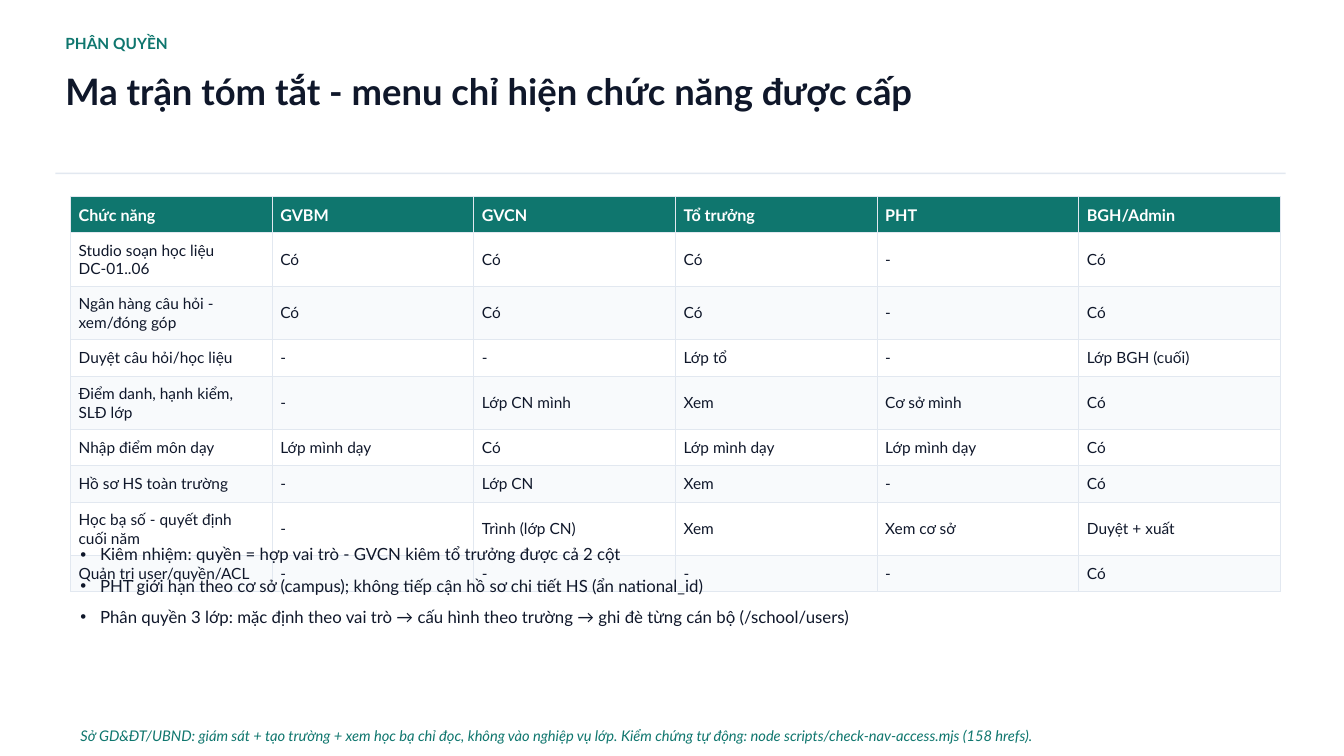
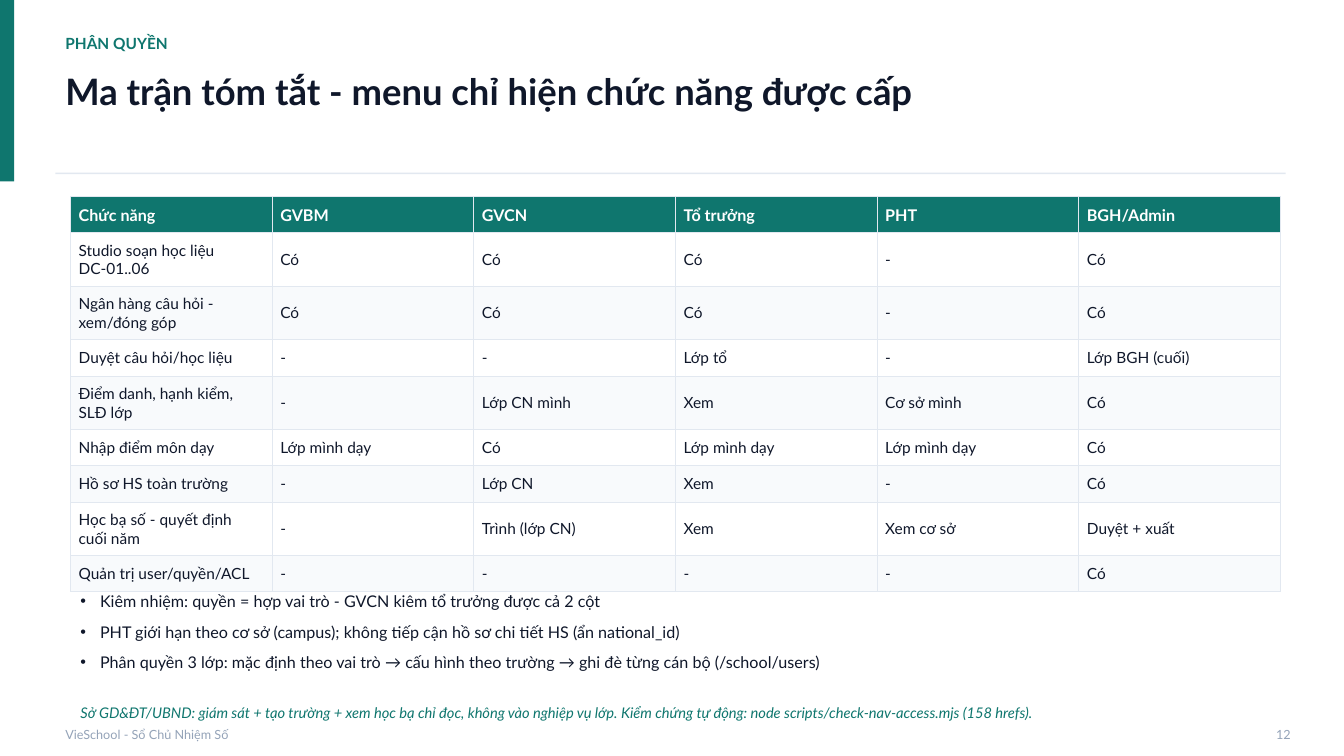
Before and after one commit to saintzzz/so-chu-nhiem-so, a slide deck: slide 13 of docs/handover/USER-GUIDE-vieschool.pptx. Drawn at 1344x756 pixels with LibreOffice and Linux fonts; fonts in the diff are those of the drawing. Boxes give left, top, right and bottom in pixels: in the first picture for what was removed or moved away, otherwise in the second. Text is boxed around its words. In the diff, an @@ line names an element or a change of style, - is before the commit and + after.

```diff
--- a/docs/handover/USER-GUIDE-vieschool.pptx
+++ b/docs/handover/USER-GUIDE-vieschool.pptx
@@ rectangle added at [0, 0, 14, 181], fill #0F766E @@
@@ text "Kiêm nhiệm: quyền = hợp ...": place and size @@
-text "Kiêm nhiệm: quyền = hợp ..." at [100, 546, 849, 626]
+text "Kiêm nhiệm: quyền = hợp ..." at [100, 594, 820, 671]
@@ text "Kiêm nhiệm: quyền = hợp ..." at [100, 594, 820, 671]: size 12 to 11.5 pt @@
@@ text "Sở GD&ĐT/UBND: giám sát + ...": place and size @@
-text "Sở GD&ĐT/UBND: giám sát + ..." at [80, 729, 1032, 744]
+text "Sở GD&ĐT/UBND: giám sát + ..." at [80, 706, 1032, 721]
@@ text added at [65, 729, 228, 741], 9 pt, text #94A3B8 @@
+VieSchool - Sổ Chủ Nhiệm Số
@@ text added at [1276, 730, 1291, 739], 9 pt, text #94A3B8 @@
+12
```
Also in this commit, not shown: 24 other slides changed, 13 slides added, 2 other files.
